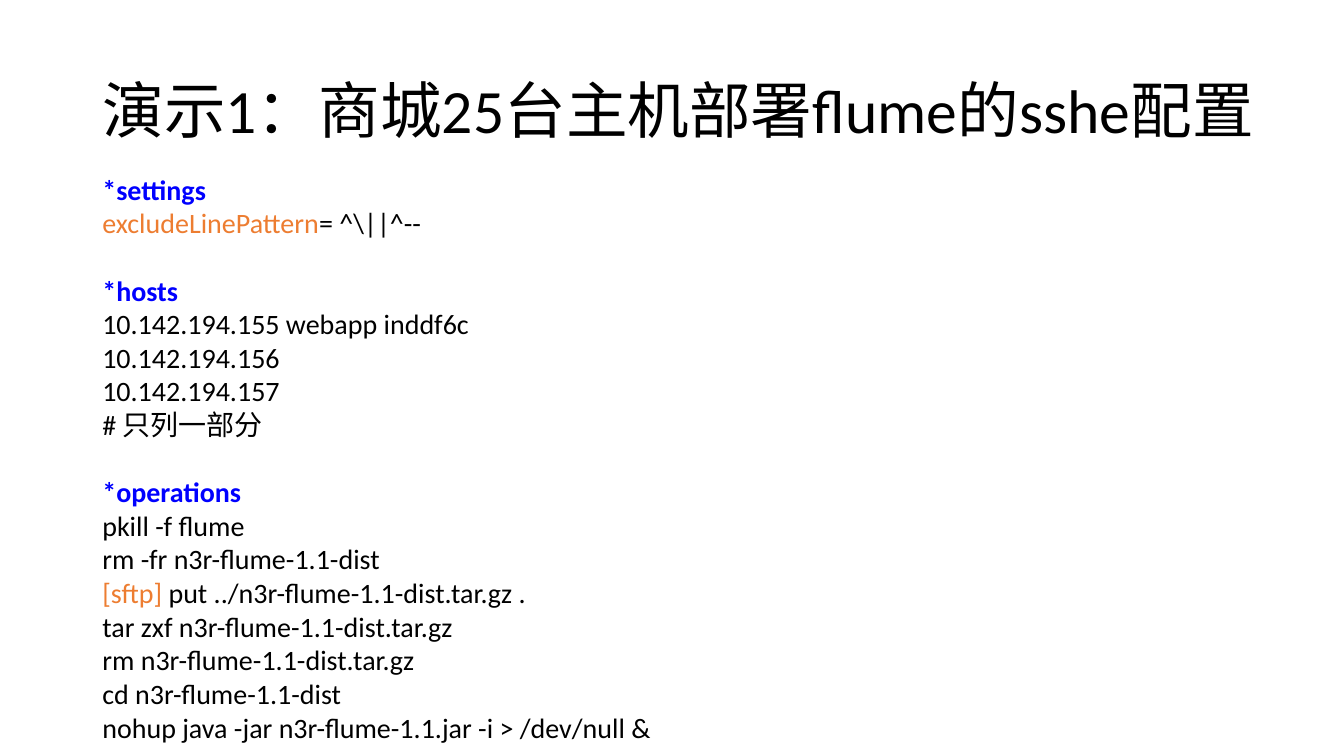
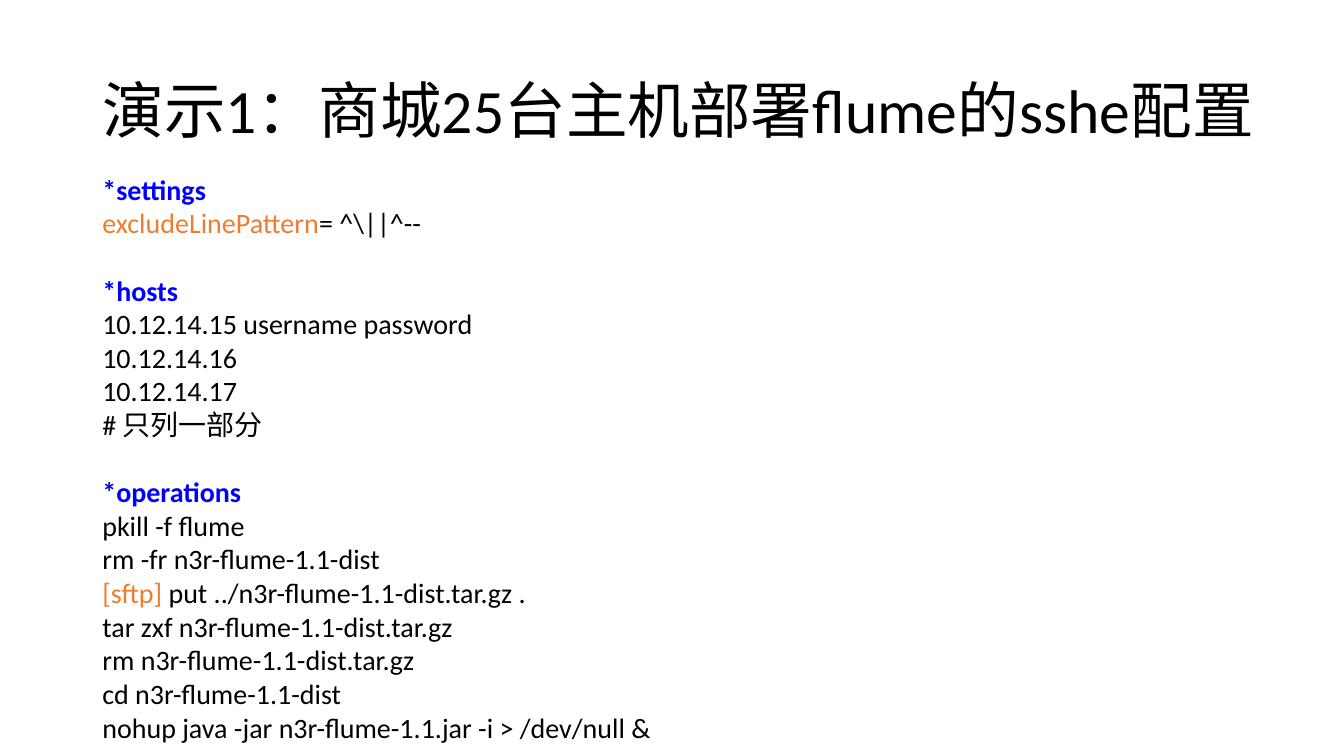
Before and after one commit to bingoohuang/ec-sshe, a slide deck: slide 14 of EC-SSHE intro.pptx. Drawn at 1344x756 pixels with LibreOffice and Linux fonts; fonts in the diff are those of the drawing. Boxes give left, top, right and bottom in pixels: in the first picture for what was removed or moved away, otherwise in the second. Text is boxed around its words. In the diff, an @@ line names an element or a change of style, - is before the commit and + after.

```diff
--- a/EC-SSHE intro.pptx
+++ b/EC-SSHE intro.pptx
@@ text at [102, 314, 473, 402]: text changed @@
-10.142.194.155 webapp inddf6c
-10.142.194.156
-10.142.194.157
+10.12.14.15 username password
+10.12.14.16
+10.12.14.17
```
Also in this commit, not shown: 4 other slides changed, 1 other file.
